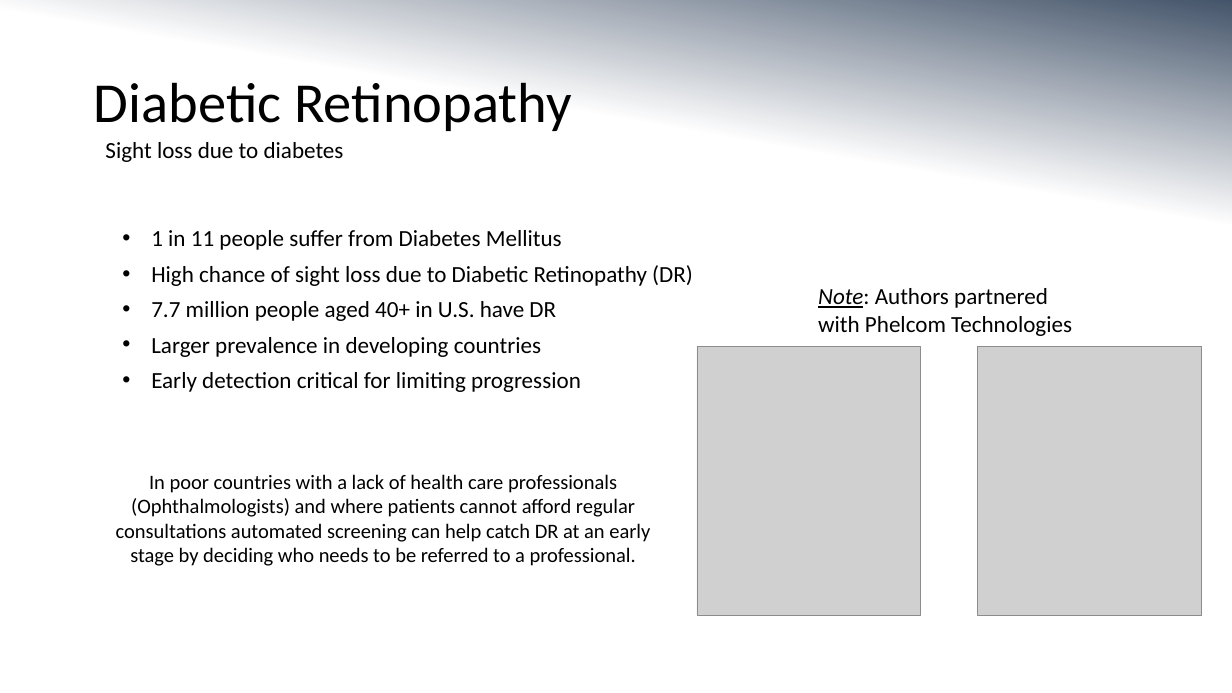
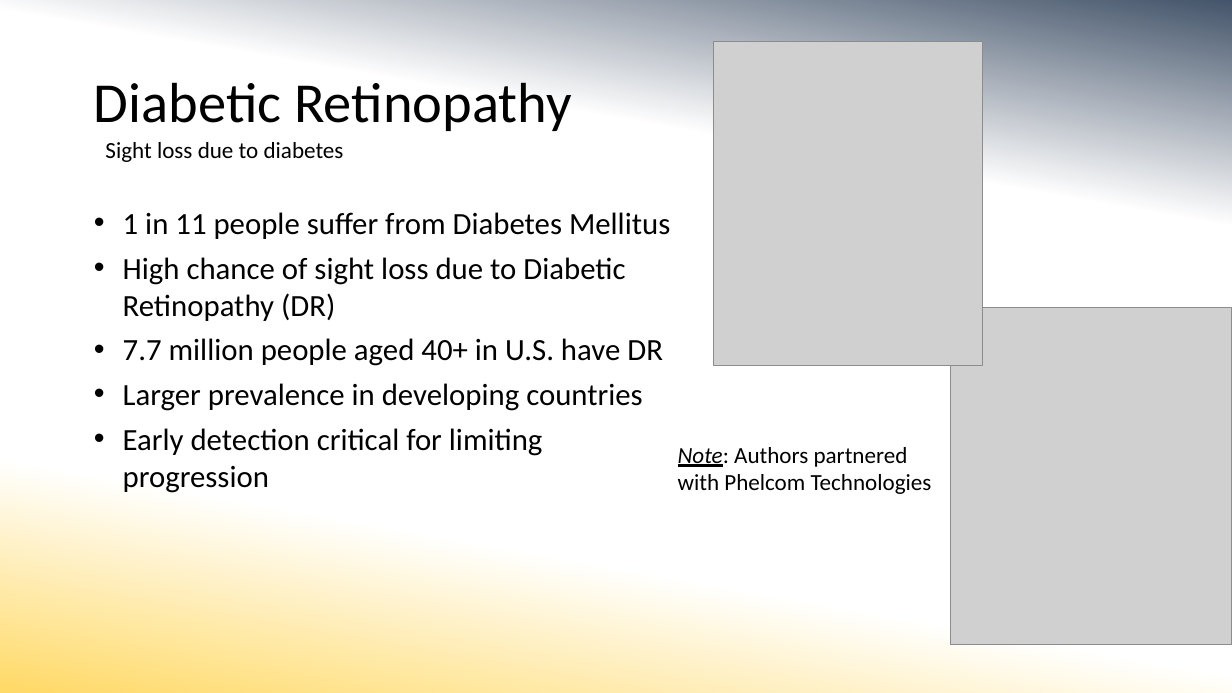
Before and after one commit to MorganMWJ/sem1020-paper-presentations, a slide deck: slide 3 of dr_slides.pptx (slide 2 before the commit). Drawn at 1232x693 pixels with LibreOffice and Linux fonts; fonts in the diff are those of the drawing; grey boxes stand for pictures. Boxes give left, top, right and bottom in pixels: in the first picture for what was removed or moved away, otherwise in the second. Text is boxed around its words. In the diff, an @@ line names an element or a change of style, - is before the commit and + after.

```diff
--- a/dr_slides.pptx
+++ b/dr_slides.pptx
@@ background gradient #44546A to #FFFFFF to gradient #44546A to #FFFFFF to #FFD966 @@
@@ picture: place and size @@
-picture at box(697, 347, 920, 616)
+picture at box(714, 42, 982, 365)
@@ text "1 in 11 people suffer ...": place and size @@
-text "1 in 11 people suffer ..." at box(151, 230, 693, 392)
+text "1 in 11 people suffer ..." at box(123, 212, 670, 493)
@@ text "1 in 11 people suffer ..." at box(123, 212, 670, 493): size 18 to 24 pt @@
@@ picture: place and size @@
-picture at box(978, 347, 1202, 616)
+picture at box(951, 308, 1232, 645)
@@ text "Note: Authors partnered with Phelcom ...": place and size @@
-text "Note: Authors partnered with Phelcom ..." at box(818, 288, 1072, 336)
+text "Note: Authors partnered with Phelcom ..." at box(678, 447, 932, 494)
@@ text removed at box(116, 474, 650, 566) @@
-In poor countries with a lack of health care professionals (Ophthalmologists) and where patients cannot afford regular consultations automated screening can help catch DR at an early stage by deciding who needs to be referred to a professional.
```
Also in this commit, not shown: 12 other slides changed, 2 slides added, 1 slide removed, 1 other file.
